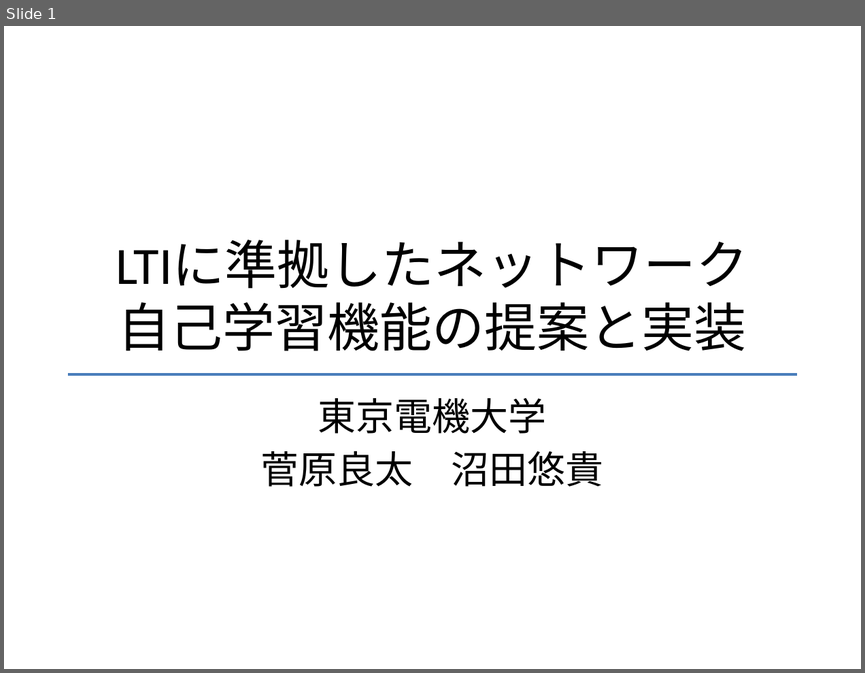
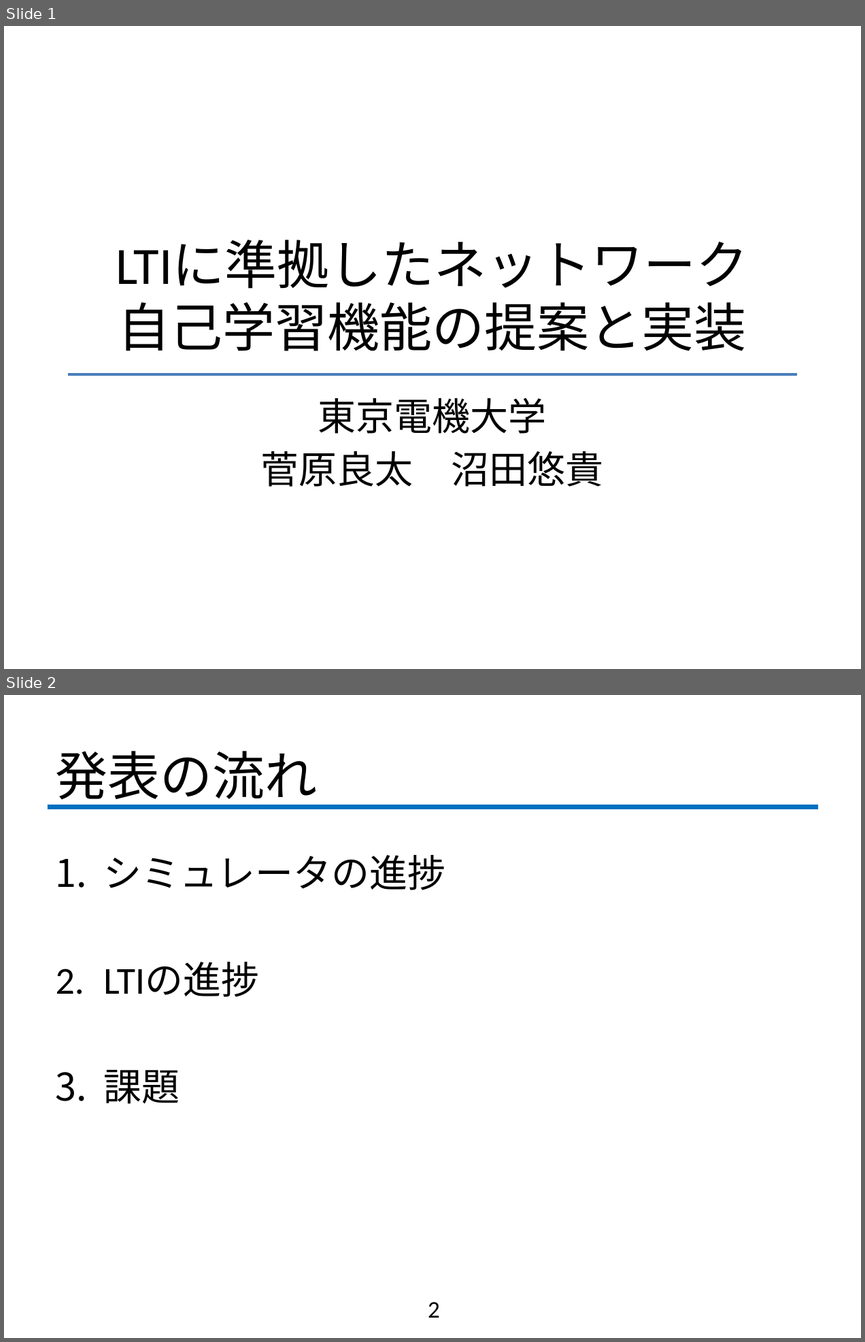
Before and after one commit to fujiLabo/fuji_simu, a slide deck: 1225進捗(numa).pptx. Shown one above the other, each under a label of ours: slide 1 before the commit, slides 1 and 2 after it. The pictures are 865x673 and 865x1342 pixels, drawn with LibreOffice and Linux fonts; fonts in the diff are those of the drawing; background and template pictures are left out. Boxes give left, top, right and bottom in pixels: in the first picture for what was removed or moved away, otherwise in the second. Text is boxed around its words. In the diff, an @@ line names an element or a change of style, - is before the commit and + after.

Commit message:
進捗追加

```diff
--- a/1225進捗(numa).pptx
+++ b/1225進捗(numa).pptx
@@ slide 2 added at bbox=[4, 695, 861, 1338], background #FFFFFF @@
@@ title added at bbox=[56, 751, 317, 808], 44 pt, text #000000 @@
+発表の流れ
@@ line added from (48, 807) to (818, 807), #0070C0 4 pt @@
@@ text added at bbox=[103, 855, 445, 1104], 32 pt, text #000000 @@
+1. シミュレータの進捗
+2. LTIの進捗
+3. 課題
@@ page number added at bbox=[428, 1302, 440, 1317], 20 pt, text #000000 @@
+2
```
Also in this commit, not shown: 3 other slides added.
